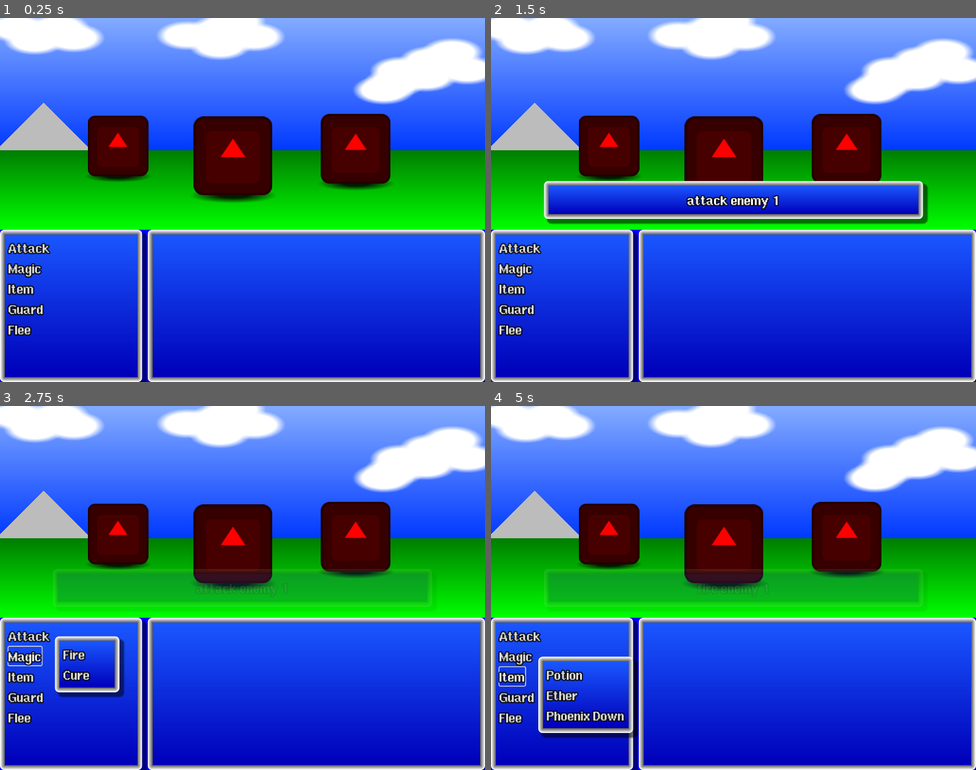
Above: before the commit, frames 1-4 (two rows, left to right).
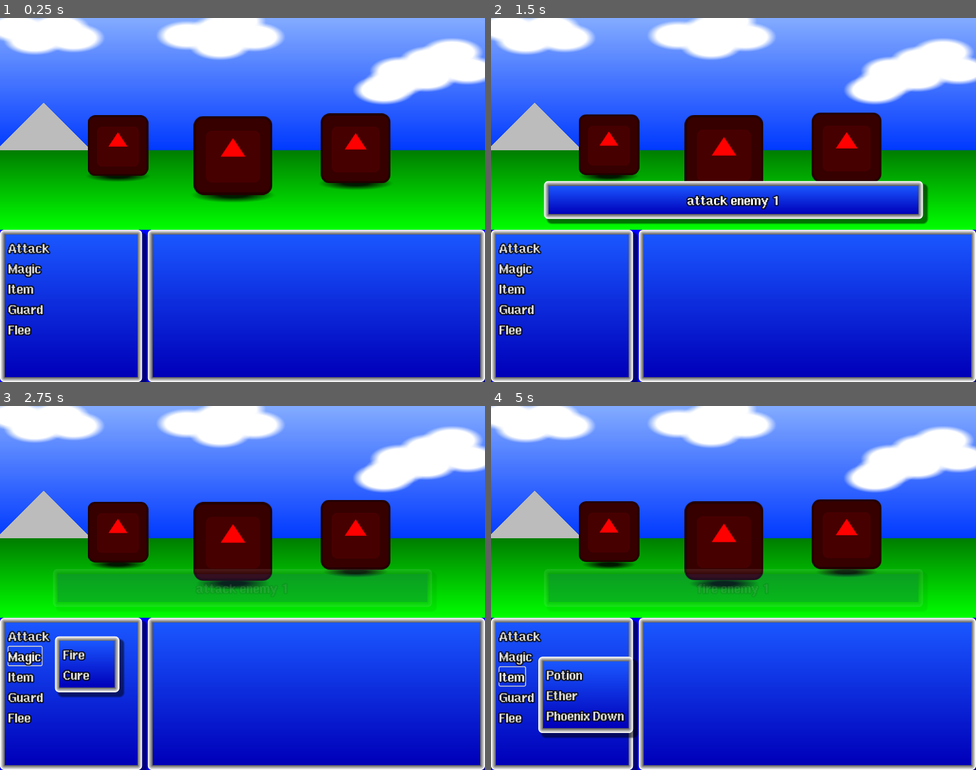
Above: after the commit, the same moments.

Repository: Toxe/godot-modal-dialogs
Game: Godot game, scene res://main.tscn
The game is run twice, just before and just after one commit, with the same random seed, the same clock (stepped at 60 frames per second) and the same inputs. The engine's default icon, where the game draws it, is replaced by a stand-in: a white triangle on a blue panel in a dark square.
Inputs:
- Up to frame 1 (0.25 s): no input
- Up to frame 2 (1.5 s): click "Attack" at 0.5 s; click "Enemy A" at 1.25 s
- Up to frame 3 (2.75 s): click "Magic" at 2 s
- Up to frame 4 (5 s): click "Fire" at 2.75 s; click "Enemy A" at 3.5 s; click "Item" at 4.25 s

The runs differ from the first frame. In frame 1, 0.2% of the frame differs, in the area x 18-81%, y 26-49%; in frame 2, 0.4%; in frame 3, 1.0%; in frame 4, 1.2%, in the area x 18-81%, y 25-51%.

Commit message:
Add animated Enemy

Diff:
--- /dev/null
+++ b/T05_ModalDialogs/enemy/enemy.gd
@@ -0,0 +1,5 @@
+class_name Enemy extends Node2D
+
+
+func _ready() -> void:
+    $AnimationPlayer.play("idle")
--- /dev/null
+++ b/T05_ModalDialogs/enemy/enemy.tscn
@@ -0,0 +1,123 @@
+[gd_scene load_steps=8 format=3 uid="uid://ccfdtanlj6x3i"]
+
+[ext_resource type="Script" path="res://enemy/enemy.gd" id="1_7wh5x"]
+[ext_resource type="Texture2D" uid="uid://b1ygadlpkhabj" path="res://icon.svg" id="1_qdw7h"]
+
+[sub_resource type="Gradient" id="Gradient_oap0w"]
+offsets = PackedFloat32Array(0, 0.326923, 1)
+colors = PackedColorArray(0, 0, 0, 0.862745, 0, 0, 0, 0.862745, 0, 0, 0, 0)
+
+[sub_resource type="GradientTexture2D" id="GradientTexture2D_g88vo"]
+gradient = SubResource("Gradient_oap0w")
+fill = 1
+fill_from = Vector2(0.5, 0.5)
+fill_to = Vector2(0.5, 0)
+
+[sub_resource type="Animation" id="Animation_mlseu"]
+length = 0.001
+tracks/0/type = "bezier"
+tracks/0/imported = false
+tracks/0/enabled = true
+tracks/0/path = NodePath("Sprite2D:position:y")
+tracks/0/interp = 1
+tracks/0/loop_wrap = true
+tracks/0/keys = {
+"handle_modes": PackedInt32Array(0),
+"points": PackedFloat32Array(-10, -0.25, 0, 0.25, 0),
+"times": PackedFloat32Array(0)
+}
+tracks/1/type = "bezier"
+tracks/1/imported = false
+tracks/1/enabled = true
+tracks/1/path = NodePath("TextureRect:scale:x")
+tracks/1/interp = 1
+tracks/1/loop_wrap = true
+tracks/1/keys = {
+"handle_modes": PackedInt32Array(0),
+"points": PackedFloat32Array(1, -0.25, 0, 0.25, 0),
+"times": PackedFloat32Array(0)
+}
+tracks/2/type = "bezier"
+tracks/2/imported = false
+tracks/2/enabled = true
+tracks/2/path = NodePath("TextureRect:scale:y")
+tracks/2/interp = 1
+tracks/2/loop_wrap = true
+tracks/2/keys = {
+"handle_modes": PackedInt32Array(0),
+"points": PackedFloat32Array(1, -0.25, 0, 0.25, 0),
+"times": PackedFloat32Array(0)
+}
+
+[sub_resource type="Animation" id="Animation_urrex"]
+resource_name = "idle"
+length = 2.0
+loop_mode = 1
+tracks/0/type = "bezier"
+tracks/0/imported = false
+tracks/0/enabled = true
+tracks/0/path = NodePath("Sprite2D:position:y")
+tracks/0/interp = 1
+tracks/0/loop_wrap = true
+tracks/0/keys = {
+"handle_modes": PackedInt32Array(0, 0, 0),
+"points": PackedFloat32Array(0, -0.25, 0, 0.25, 0, -5, -0.25, 0, 0.25, 0, 0, -0.25, 0, 0.25, 0),
+"times": PackedFloat32Array(0, 1, 2)
+}
+tracks/1/type = "bezier"
+tracks/1/imported = false
+tracks/1/enabled = true
+tracks/1/path = NodePath("TextureRect:scale:x")
+tracks/1/interp = 1
+tracks/1/loop_wrap = true
+tracks/1/keys = {
+"handle_modes": PackedInt32Array(0, 0, 0),
+"points": PackedFloat32Array(1, -0.25, 0, 0.25, 0, 0.8, -0.25, 0, 0.25, 0, 1, -0.25, 0, 0.25, 0),
+"times": PackedFloat32Array(0, 1, 2)
+}
+tracks/2/type = "bezier"
+tracks/2/imported = false
+tracks/2/enabled = true
+tracks/2/path = NodePath("TextureRect:scale:y")
+tracks/2/interp = 1
+tracks/2/loop_wrap = true
+tracks/2/keys = {
+"handle_modes": PackedInt32Array(0, 0, 0),
+"points": PackedFloat32Array(1, -0.25, 0, 0.25, 0, 0.8, -0.25, 0, 0.25, 0, 1, -0.25, 0, 0.25, 0),
+"times": PackedFloat32Array(0, 1, 2)
+}
+
+[sub_resource type="AnimationLibrary" id="AnimationLibrary_koga1"]
+_data = {
+"RESET": SubResource("Animation_mlseu"),
+"idle": SubResource("Animation_urrex")
+}
+
+[node name="Node2D" type="Node2D"]
+script = ExtResource("1_7wh5x")
+
+[node name="TextureRect" type="TextureRect" parent="."]
+anchors_preset = 8
+anchor_left = 0.5
+anchor_top = 0.5
+anchor_right = 0.5
+anchor_bottom = 0.5
+offset_left = -72.5
+offset_top = 51.0
+offset_right = 72.5
+offset_bottom = 77.0
+grow_horizontal = 2
+grow_vertical = 2
+pivot_offset = Vector2(72.5, 13)
+texture = SubResource("GradientTexture2D_g88vo")
+expand_mode = 1
+
+[node name="Sprite2D" type="Sprite2D" parent="."]
+self_modulate = Color(1, 0, 0, 1)
+position = Vector2(0, -10)
+texture = ExtResource("1_qdw7h")
+
+[node name="AnimationPlayer" type="AnimationPlayer" parent="."]
+libraries = {
+"": SubResource("AnimationLibrary_koga1")
+}
--- a/T05_ModalDialogs/main.tscn
+++ b/T05_ModalDialogs/main.tscn
@@ -1,9 +1,9 @@
-[gd_scene load_steps=13 format=3 uid="uid://cwc2cuyvyp0lc"]
+[gd_scene load_steps=11 format=3 uid="uid://cwc2cuyvyp0lc"]
 
 [ext_resource type="Script" path="res://main.gd" id="1_axe23"]
+[ext_resource type="PackedScene" uid="uid://ccfdtanlj6x3i" path="res://enemy/enemy.tscn" id="2_li0h4"]
 [ext_resource type="PackedScene" uid="uid://jks85lh402mp" path="res://menu/menu.tscn" id="2_qe8vp"]
 [ext_resource type="Theme" uid="uid://biy1jtch5ko3f" path="res://theme.tres" id="3_3g1iq"]
-[ext_resource type="Texture2D" uid="uid://b1ygadlpkhabj" path="res://icon.svg" id="3_f2ea1"]
 
 [sub_resource type="Gradient" id="Gradient_8nihk"]
 colors = PackedColorArray(0.00492994, 0.228797, 1, 1, 0.51363, 0.670995, 1, 1)
@@ -31,16 +31,6 @@
 fill_from = Vector2(0, 1)
 fill_to = Vector2(0, 0)
 
-[sub_resource type="Gradient" id="Gradient_oap0w"]
-offsets = PackedFloat32Array(0, 0.326923, 1)
-colors = PackedColorArray(0, 0, 0, 0.862745, 0, 0, 0, 0.862745, 0, 0, 0, 0)
-
-[sub_resource type="GradientTexture2D" id="GradientTexture2D_g88vo"]
-gradient = SubResource("Gradient_oap0w")
-fill = 1
-fill_from = Vector2(0.5, 0.5)
-fill_to = Vector2(0.5, 0)
-
 [node name="Main" type="Node2D"]
 script = ExtResource("1_axe23")
 
@@ -226,70 +216,16 @@
 
 [node name="Enemies" type="Node2D" parent="."]
 
-[node name="Enemy1" type="Sprite2D" parent="Enemies"]
-self_modulate = Color(1, 0, 0, 1)
+[node name="Enemy1" parent="Enemies" instance=ExtResource("2_li0h4")]
 position = Vector2(249, 270)
-texture = ExtResource("3_f2ea1")
-
-[node name="TextureRect" type="TextureRect" parent="Enemies/Enemy1"]
-show_behind_parent = true
-anchors_preset = 7
-anchor_left = 0.5
-anchor_top = 1.0
-anchor_right = 0.5
-anchor_bottom = 1.0
-offset_left = -136.5
-offset_top = -77.0
-offset_right = 8.5
-offset_bottom = -51.0
-grow_horizontal = 2
-grow_vertical = 0
-texture = SubResource("GradientTexture2D_g88vo")
-expand_mode = 1
-
-[node name="Enemy2" type="Sprite2D" parent="Enemies"]
-modulate = Color(1, 0, 0, 1)
+
+[node name="Enemy2" parent="Enemies" instance=ExtResource("2_li0h4")]
 position = Vector2(492, 291)
 scale = Vector2(1.3, 1.3)
-texture = ExtResource("3_f2ea1")
-
-[node name="TextureRect" type="TextureRect" parent="Enemies/Enemy2"]
-show_behind_parent = true
-anchors_preset = 7
-anchor_left = 0.5
-anchor_top = 1.0
-anchor_right = 0.5
-anchor_bottom = 1.0
-offset_left = -136.5
-offset_top = -76.7692
-offset_right = 8.50003
-offset_bottom = -50.7692
-grow_horizontal = 2
-grow_vertical = 0
-texture = SubResource("GradientTexture2D_g88vo")
-expand_mode = 1
-
-[node name="Enemy3" type="Sprite2D" parent="Enemies"]
-modulate = Color(1, 0, 0, 1)
+
+[node name="Enemy3" parent="Enemies" instance=ExtResource("2_li0h4")]
 position = Vector2(751, 276)
 scale = Vector2(1.15, 1.15)
-texture = ExtResource("3_f2ea1")
-
-[node name="TextureRect" type="TextureRect" parent="Enemies/Enemy3"]
-show_behind_parent = true
-anchors_preset = 7
-anchor_left = 0.5
-anchor_top = 1.0
-anchor_right = 0.5
-anchor_bottom = 1.0
-offset_left = -136.5
-offset_top = -76.8696
-offset_right = 8.5
-offset_bottom = -50.8696
-grow_horizontal = 2
-grow_vertical = 0
-texture = SubResource("GradientTexture2D_g88vo")
-expand_mode = 1
 
 [node name="HSplitContainer" type="HSplitContainer" parent="."]
 offset_top = 447.0
